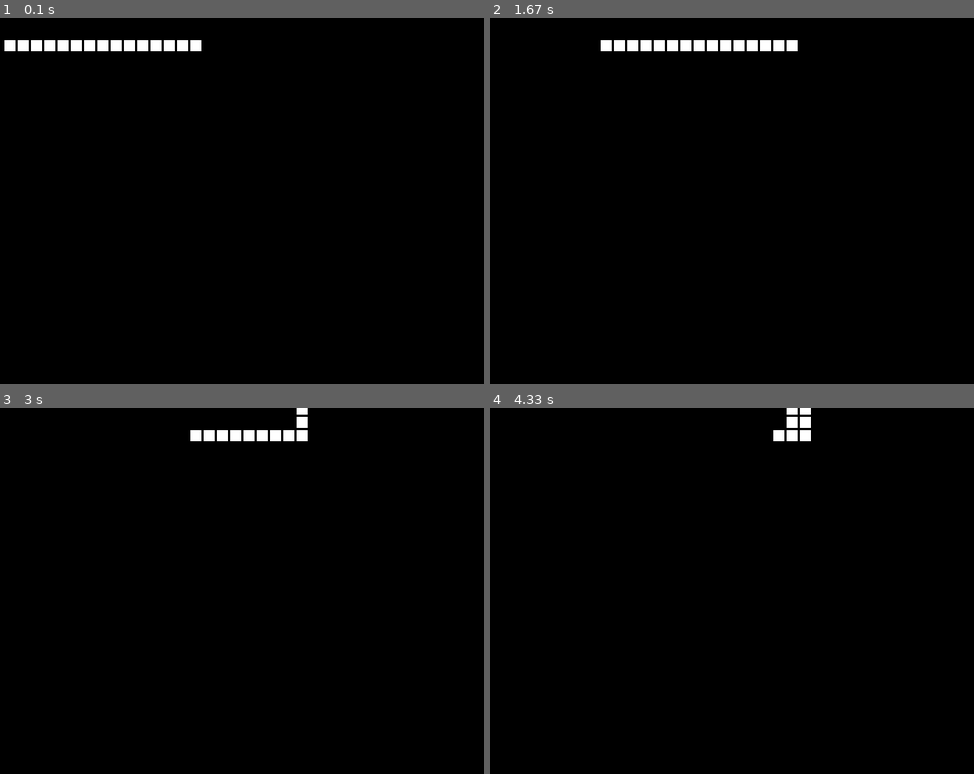
Above: before the commit, frames 1-4 (two rows, left to right).
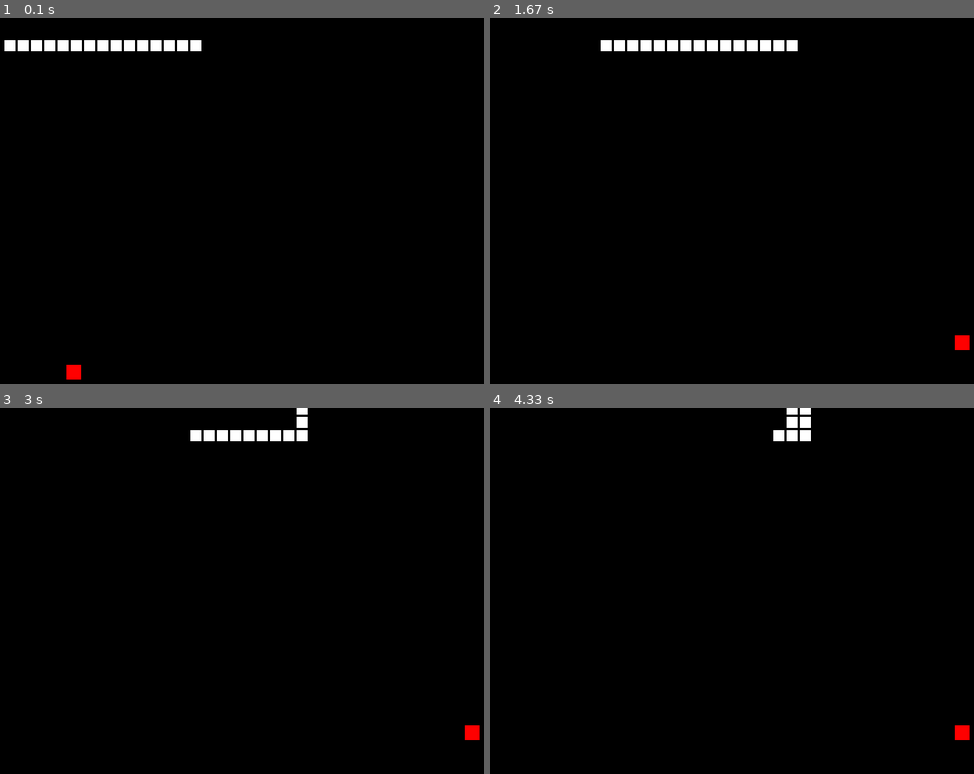
Above: after the commit, the same moments.

Repository: UCHMS19-20/final-project-nicolegarcia
Game: pygame game, started from src/game.py
Same seed, same stepped clock (60 frames per second), same inputs: the game is played once before the commit and once after it.
Inputs:
- Up to frame 1 (0.1 s): no input
- Up to frame 2 (1.67 s): tap Space at 0.33, 0.67 s
- Up to frame 3 (3 s): hold Up 1.67-2.2 s; hold Right 2.23-2.78 s; hold Left from 2.82 s (still down)
- Up to frame 4 (4.33 s): release Left at 3.37 s; hold Down 3.4-3.95 s; hold Left from 3.98 s (still down)

The runs differ from the first frame. In frame 1, 0.1% of the frame differs, in the area x 13-17%, y 94-99%; in frame 2, 0.1%; in frame 3, 0.1%; in frame 4, 0.1%.

Commit message:
DIsplay Additions
Now displays apple, apple is able to move to random locations.

Diff:
--- a/src/game.py
+++ b/src/game.py
@@ -1,12 +1,13 @@
 import pygame
 import os
 import sys
+import random
 
 # Colors
 BLACK = (0, 0, 0)
 WHITE = (255, 255, 255)
 
-# Set the width and height of each snake segment
+# Sets width and height of each snake segment
 segment_width = 15
 segment_height = 15
 # Margin between each segment
@@ -19,7 +20,6 @@
 
 class Segment(pygame.sprite.Sprite):
     """ Class to represent one segment of the snake. """
-    # -- Methods
     # Constructor function
     def __init__(self, x, y):
         # Call the parent's constructor
@@ -29,7 +29,7 @@
         self.image = pygame.Surface([segment_width, segment_height])
         self.image.fill(WHITE)
 
-        # Make our top-left corner the passed-in location.
+        # Make top-left corner the passed-in location.
         self.rect = self.image.get_rect()
         self.rect.x = x
         self.rect.y = y
@@ -44,6 +44,9 @@
 pygame.display.set_caption('Snake Game')
 
 allspriteslist = pygame.sprite.Group()
+apple_image = pygame.image.load('src/img/apple.png')
+apple_position = (random.randrange(1,70)*10,random.randrange(1,50)*10)
+apple_rect = pygame.Rect(apple_position, (20, 20))
 
 # Create an initial snake
 snake_segments = []
@@ -59,6 +62,11 @@
 done = False
 
 while not done:
+    # Clear screen
+    screen.fill(BLACK)
+     # Draw apple
+    print(apple_rect)
+    pygame.draw.rect(screen, (255,0,0), apple_rect)
 
     for event in pygame.event.get():
         if event.type == pygame.QUIT:
@@ -79,6 +87,10 @@
             if event.key == pygame.K_DOWN:
                 x_change = 0
                 y_change = (segment_height + segment_margin)
+            if event.key == pygame.K_SPACE:
+                apple_rect.x = random.randrange(1,70)*10
+                apple_rect.y = random.randrange(1,50)*10
+
 
     # Get rid of last segment of the snake
     # .pop() command removes last item in list
@@ -94,9 +106,10 @@
     snake_segments.insert(0, segment)
     allspriteslist.add(segment)
 
-    # -- Draw everything
-    # Clear screen
-    screen.fill(BLACK)
+    # Draw apple
+
+    # screen.blit(apple_image, apple_rect)
+
 
     allspriteslist.draw(screen)
 
